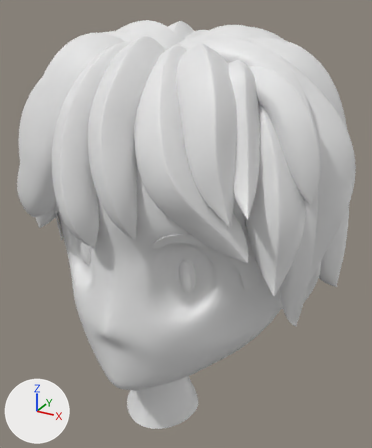
What one commit did to the Blender file character.blend.
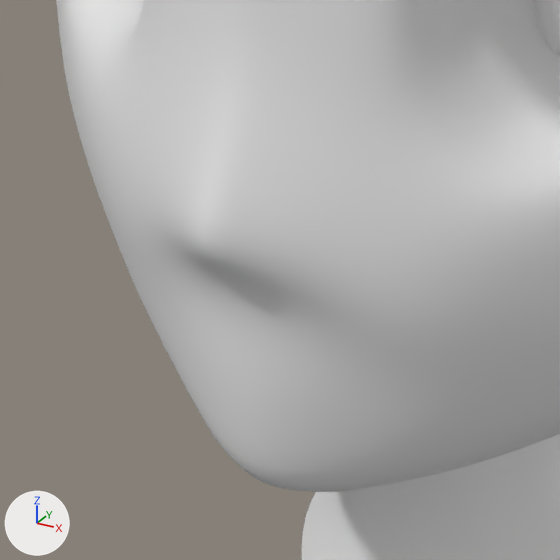
There are two pictures of each version: one whole from a 50 mm camera at (1.974, -2.64, 1.93) aimed at (-0.002, 0.953, 0.134), one close up on the part from 16% to 50% of the width and 62% to 91% of the height. Arrows for +X, +Y and +Z are at lower left; the lights stay in place.

In view in the first close-up: 'Reye', 'skin'.
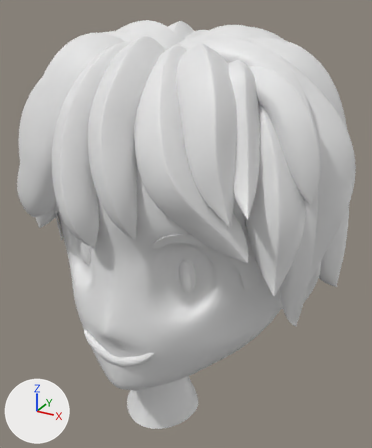
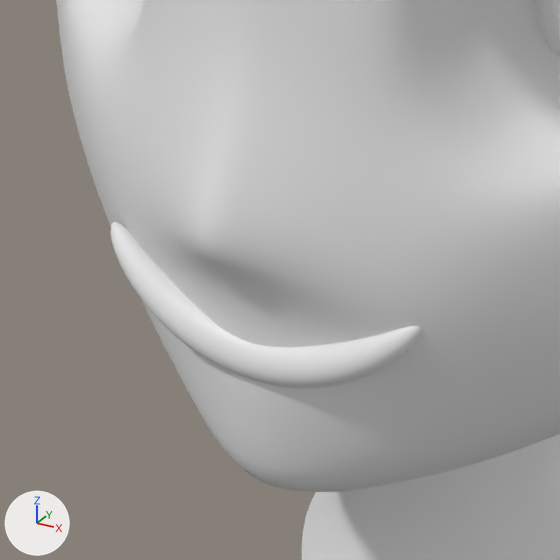
Commit message: added mouth to character

Edits to the bpy script that builds the scene:
```text
Add cu_nurbspath_023:
    cu_nurbspath_023 = bpy.data.curves.new('NurbsPath.023', 'CURVE')
    cu_nurbspath_023.dimensions = '3D'
    _sp = cu_nurbspath_023.splines.new('NURBS'); _sp.points.add(4)
    _sp.points.foreach_set('co', [-1.931, -11.74, 1.272, 1.0, -1.883, -11.86, 1.248, 1.0, 0.252, -12.32, -0.975, 1.0, 2.021, -11.69, 1.248, 1.0, 2.069, -11.59, 1.272, 1.0])
    _sp.points.foreach_set('radius', [0.0, 1.0, 1.0, 1.0, 0.0])
    _sp.order_u = 5
    _sp.order_v = 0
    _sp.use_endpoint_u = True
    cu_nurbspath_023.use_path = True
    cu_nurbspath_023.bevel_resolution = 32
    cu_nurbspath_023.bevel_depth = 0.34
    cu_nurbspath_023.fill_mode = 'FULL'
    cu_nurbspath_023.use_fill_caps = True
Add ob_nurbspath_015:
    ob_nurbspath_015 = bpy.data.objects.new('NurbsPath.015', cu_nurbspath_023)
    ob_nurbspath_015.location = (-0.013, 1.711, -0.608)
    ob_nurbspath_015.scale = (0.155, 0.155, 0.155)
```

Location of each change, [x1, y1, x2, y2] in pixels of the close-ups (560 x 560 px):
'NurbsPath.015', added: after [111, 222, 421, 388]
